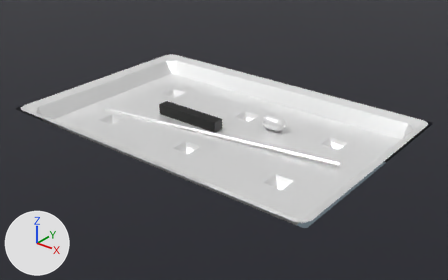
The glTF model public/assets/tahterevallis/3d/game-objects.glb, before and after one commit.
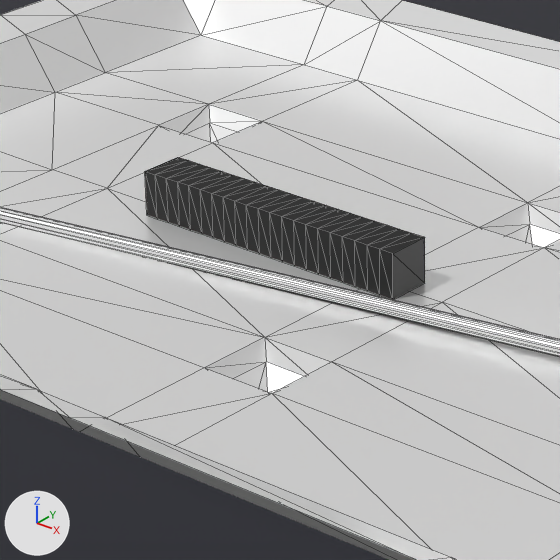
Each version appears first whole from a camera (50 mm lens) standing at (18.75, -22.98, 13.84) and looking at (0.41, -0.06, -0.38), and next in a close-up on the part from 28% to 56% of the width and 23% to 68% of the height. Lighting does not change. The marker at lower left points along +X, +Y and +Z. The first two pictures are the older version. The close-ups show mesh edges as thin lines. Where no turn or scale is listed for an object, it has been applied to the vertices. Vertices at exactly the same position are counted once.

In view in the first close-up: 'Obstacle_1', 'Obstacle_Tube', 'Plane', 'Table_Plane'.
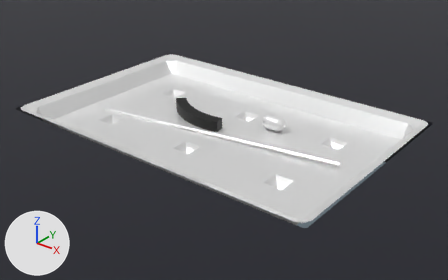
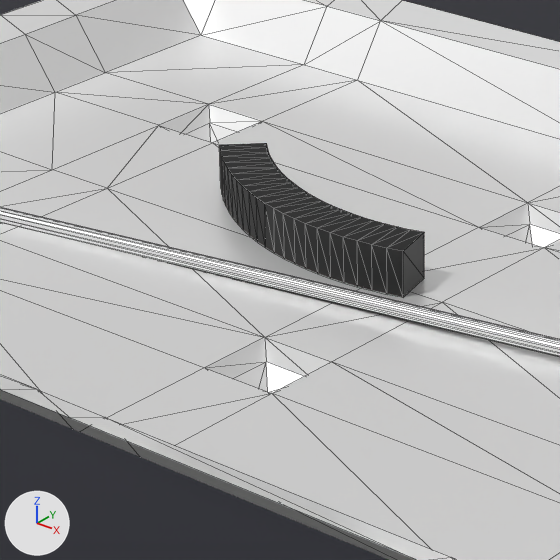
Commit message: fix:apply modifier to glb objects

What differs and where, as boxes [x1, y1, x2, y2] in the close-ups (560 x 560 px):
'Obstacle_1', reshaped (27% narrower, 8% taller): before [145, 157, 425, 299]; after [219, 143, 424, 297]

The edits, one by one:
me_cube_001 is used by ob_obstacle_1; location (0.0, 0.0, 0.0).
me_cube_001 had 88 vertices, 172 faces and spanned x -4.0..0.0, y -0.3..0.3, z -0.01..0.59.
me_cube_001 now has 88 vertices, 172 faces and spans x -3.87..0.05, y -0.3..1.35, z -0.01..0.59.
me_cube_001 part 1: 84 of 88 vertices moved; they spanned x -4.0..0.0, y -0.3..0.3, z -0.01..0.59 and now span x -3.87..0.05, y -0.3..1.35, z -0.01..0.59; mean shift (0.08, 0.34, 0.0); largest move (-4.0, -0.3, -0.01) -> (-3.87, 0.93, -0.01).
